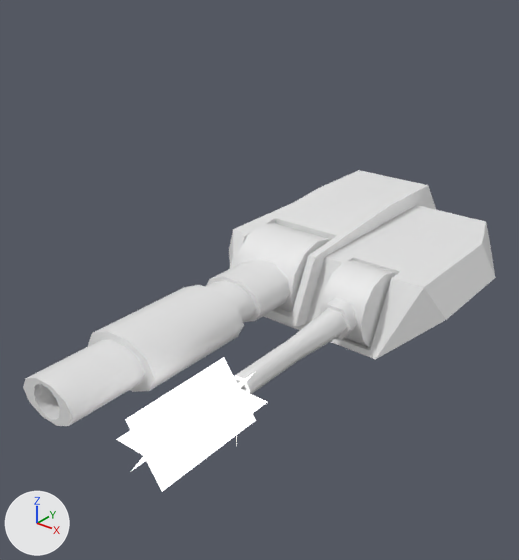
Two versions of the glTF model docs/base/@vl2/shapes.vl2/shapes/turret_assaulttank_mortar.glb, one commit apart.
Camera for both pictures: a 50 mm lens placed at (4.1, -6.96, 4.1), pointed at (-0.65, -1.02, 0.42). Lighting does not change. The marker at lower left points along +X, +Y and +Z. The first picture is the older version.

In view in the first picture: 'Base', 'MuzzleFlashDiagLeft_', 'MuzzleFlashDiagRight_', 'MuzzleFlashFront_', 'MuzzleFlashHorizontal_', 'chaingunBarrel', 'chaingunCollar', 'chaingunCyl', 'mortarBarrel', 'mortarCollarA', 'mortarCollarB', 'mortarCyl'.
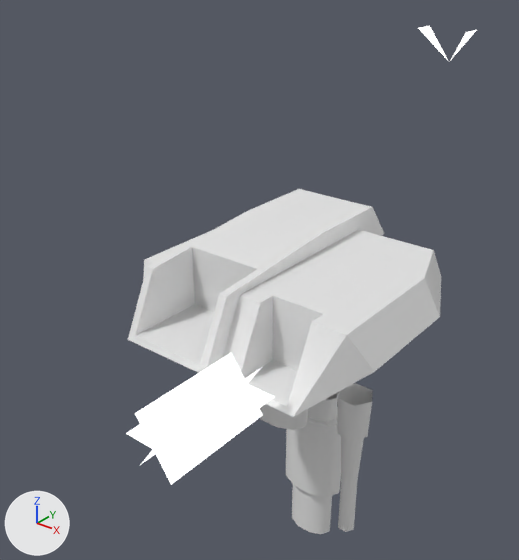
Where the change shows, as pixel boxes (x1, y1, x2, y2) in the pictures (519 x 560 px):
'Base', moved
    before: (229, 170, 495, 359)
    after: (128, 189, 441, 417)
'mortarCollarB', moved, turned
    before: (88, 285, 244, 392)
    after: (286, 407, 341, 497)
'mortarBarrel', moved, turned
    before: (23, 280, 256, 426)
    after: (292, 392, 338, 534)
'MuzzleFlashDiagRight_', moved
    before: (125, 357, 256, 491)
    after: (135, 353, 263, 485)
'chaingunBarrel', moved, turned
    before: (234, 308, 347, 394)
    after: (338, 436, 364, 532)
'MuzzleFlashHorizontal_', moved
    before: (116, 389, 267, 473)
    after: (126, 384, 275, 466)
'mortarCollarA', moved, turned
    before: (206, 259, 290, 322)
    after: (260, 404, 308, 430)
'chaingunCollar', moved, turned
    before: (318, 298, 357, 340)
    after: (337, 383, 372, 441)
'MuzzleFlashDiagLeft_', moved
    before: (132, 371, 256, 470)
    after: (140, 367, 262, 465)
'MuzzleFlashFront_', moved, turned
    before: (236, 425, 237, 447)
    after: (418, 26, 477, 61)
'chaingunCyl', unchanged, covered by the edit
    before: (320, 260, 396, 348)
'mortarCyl', unchanged, covered by the edit
    before: (235, 223, 331, 313)

The edits, one by one:
Object 'Base' (ob_base) moves from (0.0, 0.0, 0.0) to (0.0, -1.47, 0.11).
Object 'chaingunBarrel' (ob_chaingunbarrel) moves from (0.0, 0.0, 0.0) to (0.0, -0.38, 0.1).
Object 'chaingunBarrel' (ob_chaingunbarrel) turns from (0, 0, 0) to (90, 0, 0) degrees about x, y and z.
Object 'chaingunCollar' (ob_chainguncollar) moves from (0.0, 0.0, 0.0) to (0.0, -0.38, 0.1).
Object 'chaingunCollar' (ob_chainguncollar) turns from (0, 0, 0) to (90, 0, 0) degrees about x, y and z.
Object 'mortarCollarA' (ob_mortarcollara) moves from (0.0, 0.0, 0.0) to (0.0, -0.31, 0.14).
Object 'mortarCollarA' (ob_mortarcollara) turns from (0, 0, 0) to (90, 0, 0) degrees about x, y and z.
Object 'mortarBarrel' (ob_mortarbarrel) moves from (0.0, 0.0, 0.0) to (0.0, 0.52, 0.1).
Object 'mortarBarrel' (ob_mortarbarrel) turns from (0, 0, 0) to (90, 0, 0) degrees about x, y and z.
Object 'mortarCollarB' (ob_mortarcollarb) moves from (0.0, 0.0, 0.0) to (0.0, 0.52, 0.1).
Object 'mortarCollarB' (ob_mortarcollarb) turns from (0, 0, 0) to (90, 0, 0) degrees about x, y and z.
Object 'MuzzleFlashDiagLeft_' (ob_muzzleflashdiagleft) moves from (0.0, 0.0, 0.0) to (0.0, 0.1, 0.0).
Object 'MuzzleFlashDiagRight_' (ob_muzzleflashdiagright) moves from (0.0, 0.0, 0.0) to (0.0, 0.1, 0.0).
Object 'MuzzleFlashHorizontal_' (ob_muzzleflashhorizontal) moves from (0.0, 0.0, 0.0) to (0.0, 0.1, 0.0).
Object 'MuzzleFlashFront_' (ob_muzzleflashfront) moves from (0.0, 0.0, 0.0) to (0.0, 0.31, -0.1).
Object 'MuzzleFlashFront_' (ob_muzzleflashfront) turns from (0, 0, 0) to (-90, 0, 0) degrees about x, y and z.
